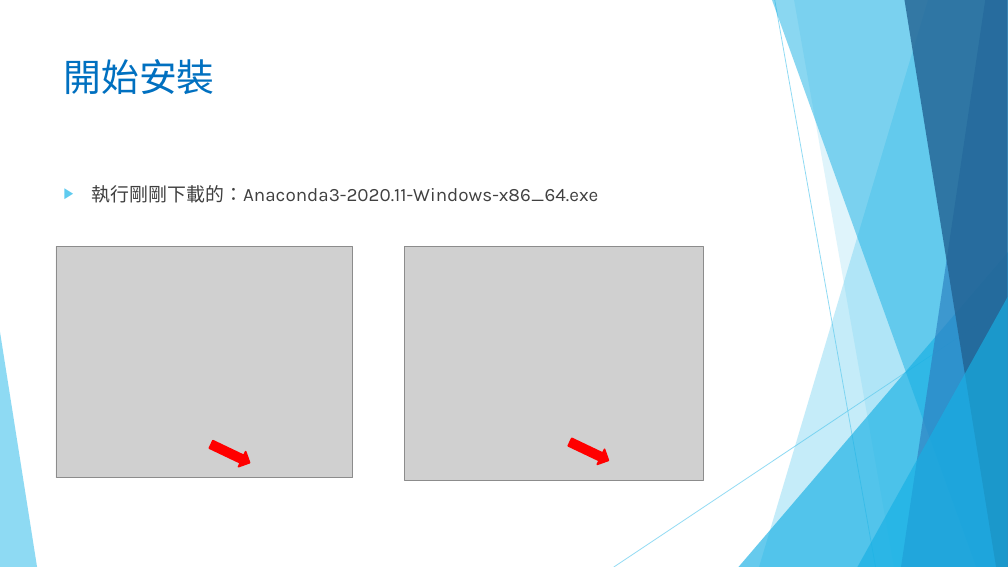
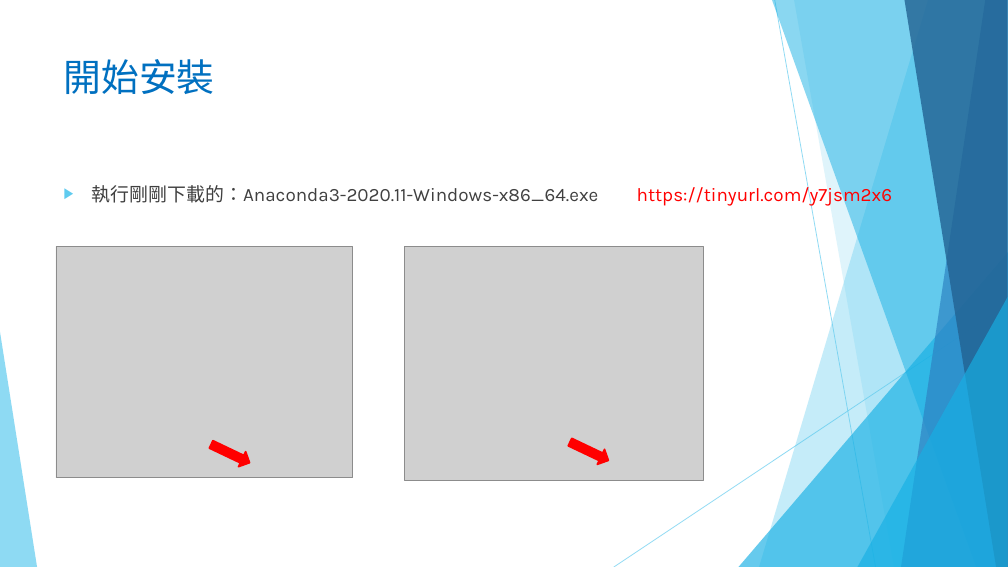
Before and after one commit to liulawsi/My_PPTs, a slide deck: slide 3 of LCC/Python/00c_Spyder環境建置.pptx. Drawn at 1008x567 pixels with LibreOffice and Linux fonts; fonts in the diff are those of the drawing; grey boxes stand for pictures; background and template pictures are left out. Boxes give left, top, right and bottom in pixels: in the first picture for what was removed or moved away, otherwise in the second. Text is boxed around its words. In the diff, an @@ line names an element or a change of style, - is before the commit and + after.

```diff
--- a/LCC/Python/00c_Spyder環境建置.pptx
+++ b/LCC/Python/00c_Spyder環境建置.pptx
@@ text added at box(637, 184, 893, 207), 18 pt, text #FF0000 @@
+https://tinyurl.com/y7jsm2x6
```
Also in this commit, not shown: 2 other slides changed, 5 other files.
